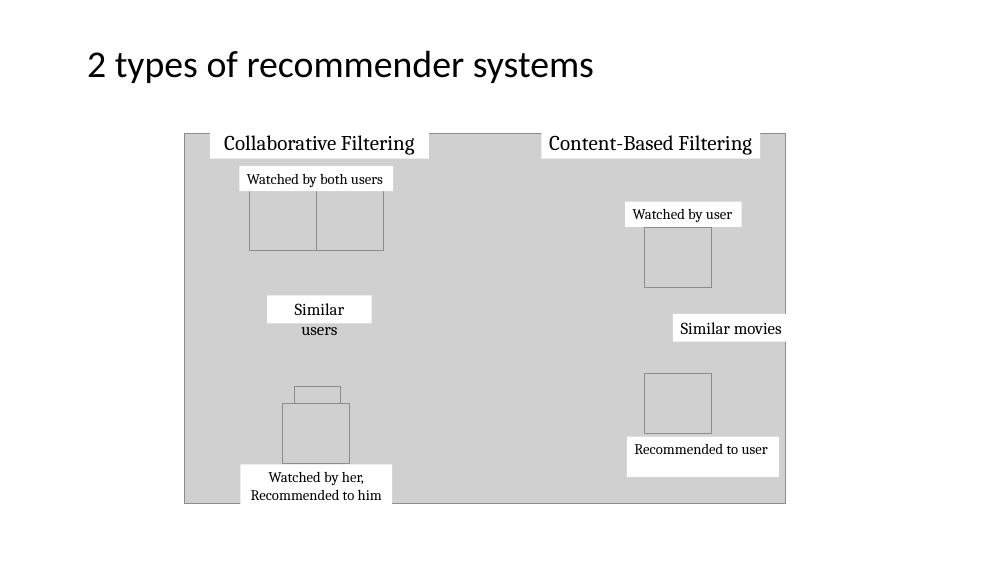
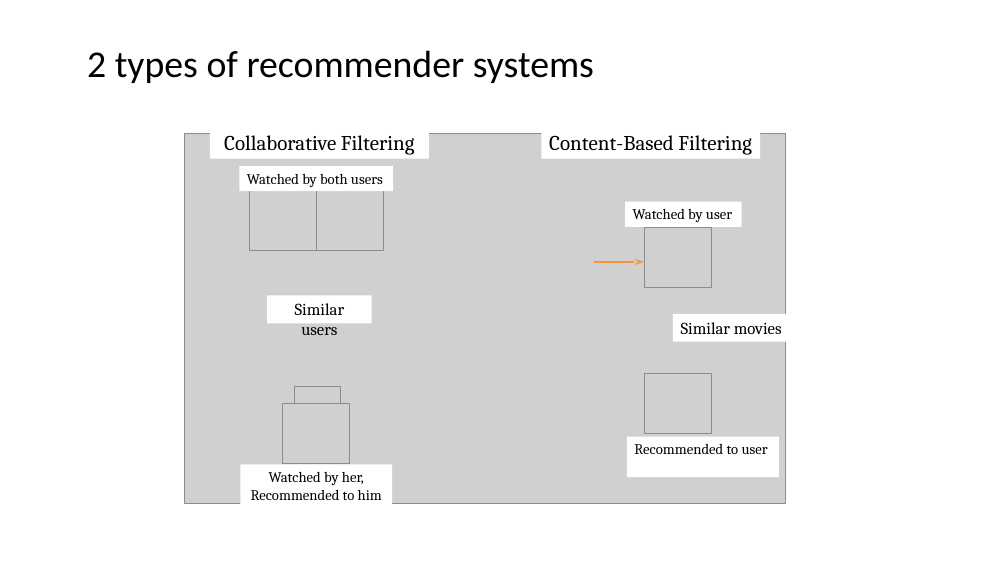
Before and after one commit to JNYH/movie_recommender, a slide deck: slide 2 of movie_recommender.pptx. Drawn at 1008x567 pixels with LibreOffice and Linux fonts; fonts in the diff are those of the drawing; grey boxes stand for pictures. Boxes give left, top, right and bottom in pixels: in the first picture for what was removed or moved away, otherwise in the second. Text is boxed around its words. In the diff, an @@ line names an element or a change of style, - is before the commit and + after.

```diff
--- a/movie_recommender.pptx
+++ b/movie_recommender.pptx
@@ arrow added from (594, 262) to (644, 262), #F69439 1.75 pt @@
```
Also in this commit, not shown: 1 other slide changed.
